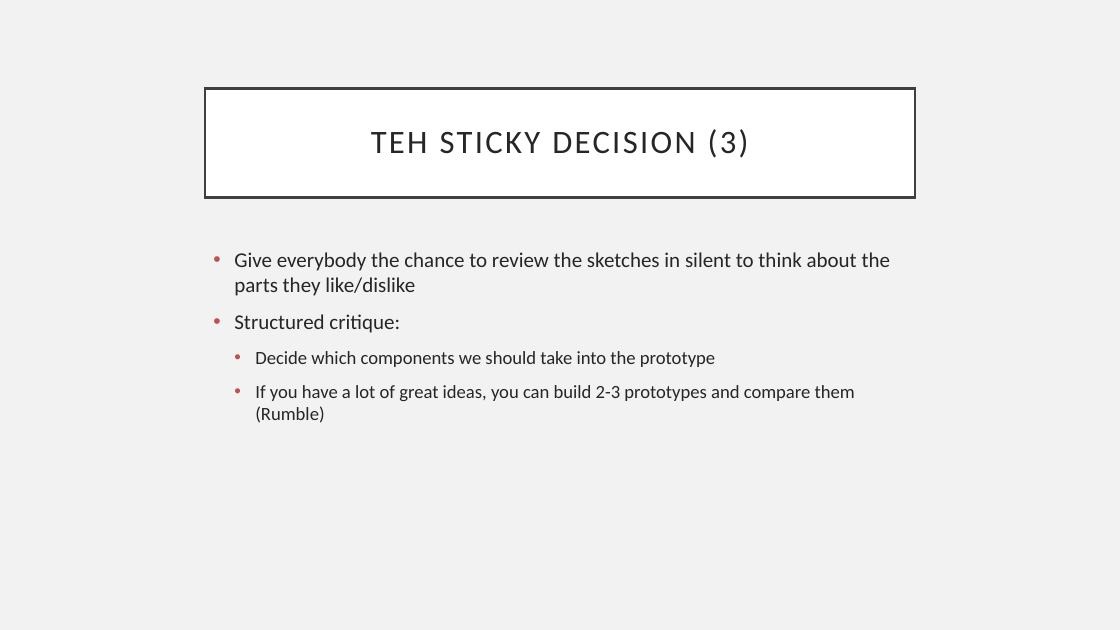
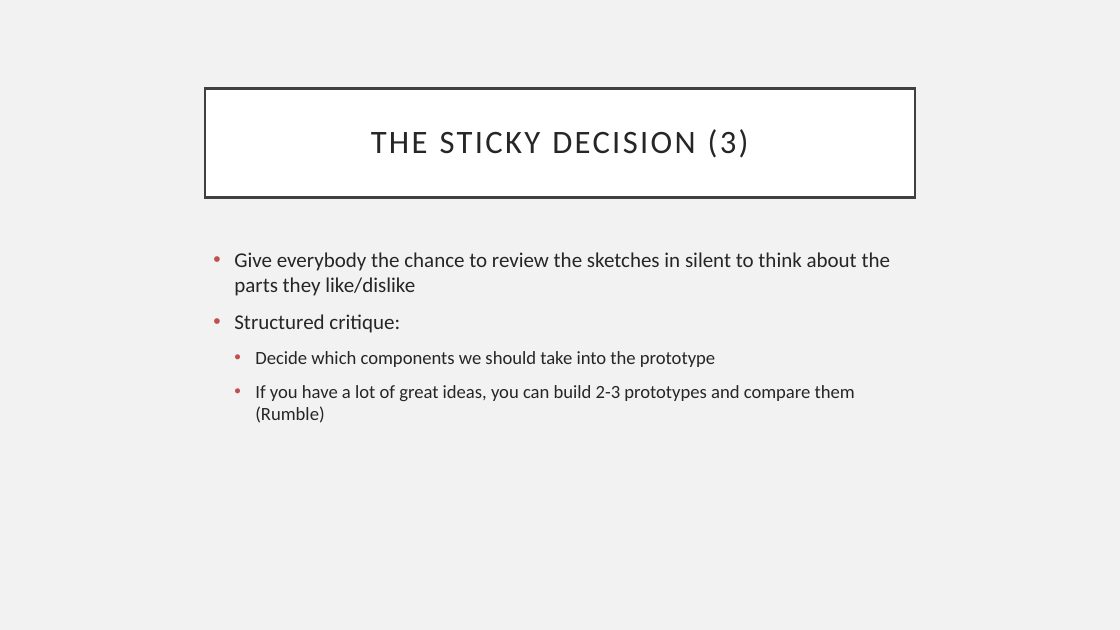
Before and after one commit to AgileBusinessAnalysis/01_TEAM, a slide deck: slide 11 of Sprint 1/Sprint 1.pptx. Drawn at 1120x630 pixels with LibreOffice and Linux fonts; fonts in the diff are those of the drawing. Boxes give left, top, right and bottom in pixels: in the first picture for what was removed or moved away, otherwise in the second. Text is boxed around its words. In the diff, an @@ line names an element or a change of style, - is before the commit and + after.

```diff
--- a/Sprint 1/Sprint 1.pptx
+++ b/Sprint 1/Sprint 1.pptx
@@ title at [371,129,749,158]: text changed @@
-TEH STICKY DECISION (3)
+THE STICKY DECISION (3)
```
